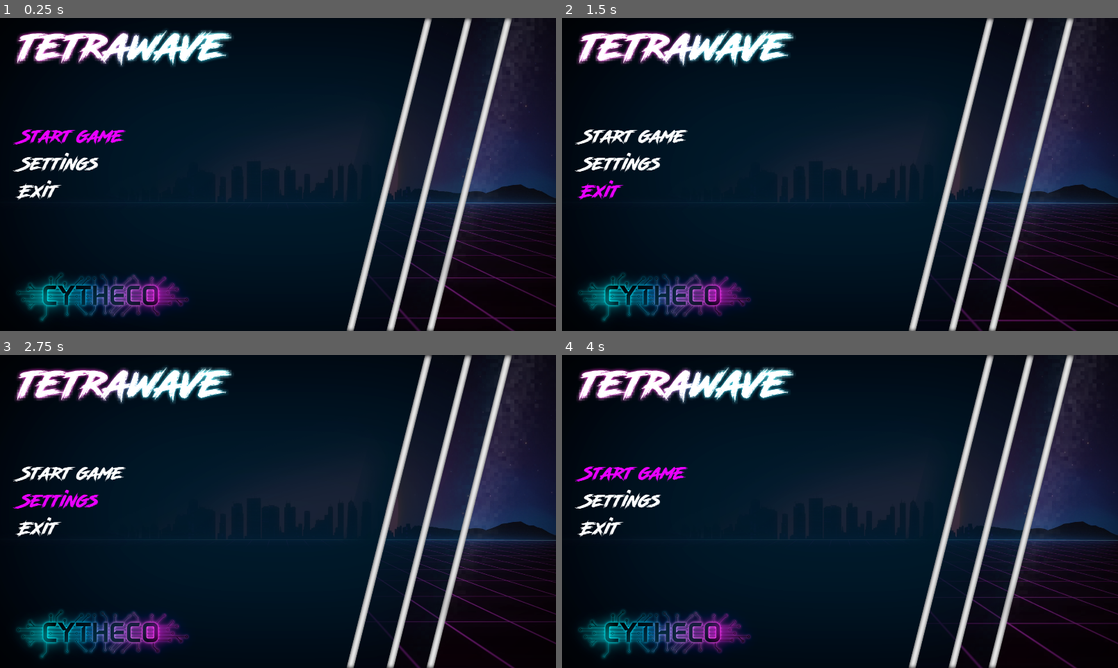
Above: before the commit, frames 1-4 (two rows, left to right).
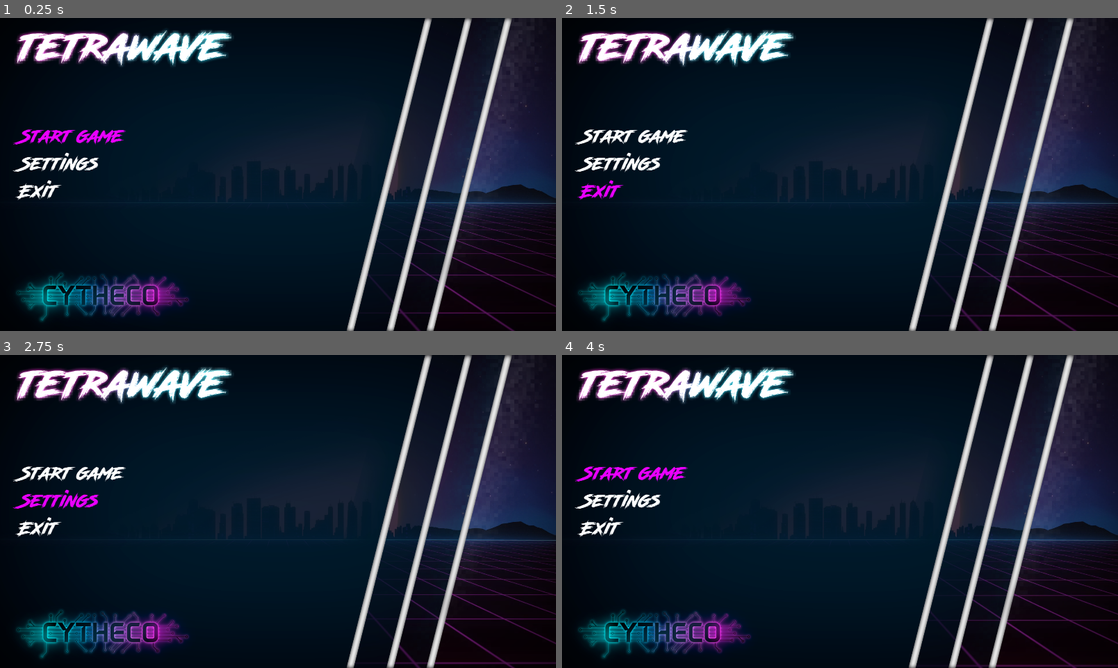
Above: after the commit, the same moments.

Repository: Cydeamon/BlockWave
Game: Godot game, scene res://Main.tscn
The game is run twice, just before and just after one commit, with the same random seed, the same clock (stepped at 60 frames per second) and the same inputs. Sound files missing from this copy of the repository are replaced by a short silence.
Inputs (mouse positions are in pixels of both pictures, inside the frame that each line leads up to):
- Up to frame 1 (0.25 s): no input
- Up to frame 2 (1.5 s): move the mouse to (962, 158) at 0.52 s; hold Right (move_right) 0.53-1.28 s; hold Up (drop) 0.53-1.28 s; click (962, 158) at 0.67 s; move the mouse to (728, 190) at 1.27 s; hold Down (move_down) from 1.28 s (still down); tap H (hold) at 1.35 s
- Up to frame 3 (2.75 s): move the mouse to (333, 442) at 2.02 s; release Down (move_down) at 2.03 s; hold Right (move_right) from 2.03 s (still down); hold Up (drop) from 2.03 s (still down)
- Up to frame 4 (4 s): move the mouse to (812, 574) at 2.77 s; release Up (drop) at 2.78 s; tap H (hold) at 2.85 s; click (812, 574) at 2.92 s; move the mouse to (1006, 558) at 3.52 s; release Right (move_right) at 3.53 s; hold Left (move_left) from 3.53 s (still down); hold Up (drop) from 3.53 s (still down)

The runs differ from the first frame. In frame 1, 0.5% of the frame differs, in the area x 71-100%, y 67-96%; in frame 2, 0.5%, in the area x 71-100%, y 65-97%; in frame 3, 0.4%; in frame 4, 0.5%.

Commit message:
Level up effect

Diff:
--- a/Main.tscn
+++ b/Main.tscn
@@ -46,12 +46,43 @@
 size = 32
 font_data = ExtResource( 32 )
 
+[sub_resource type="Animation" id=3]
+length = 0.001
+tracks/0/type = "value"
+tracks/0/path = NodePath("Game/Effects/levelup:modulate")
+tracks/0/interp = 1
+tracks/0/loop_wrap = true
+tracks/0/imported = false
+tracks/0/enabled = true
+tracks/0/keys = {
+"times": PoolRealArray( 0 ),
+"transitions": PoolRealArray( 1 ),
+"update": 0,
+"values": [ Color( 0, 0, 0, 1 ) ]
+}
+
+[sub_resource type="Animation" id=4]
+resource_name = "levelup"
+length = 0.75
+tracks/0/type = "value"
+tracks/0/path = NodePath("Game/Effects/levelup:modulate")
+tracks/0/interp = 1
+tracks/0/loop_wrap = true
+tracks/0/imported = false
+tracks/0/enabled = true
+tracks/0/keys = {
+"times": PoolRealArray( 0, 0.1, 0.75 ),
+"transitions": PoolRealArray( 1, 4, 11.3137 ),
+"update": 0,
+"values": [ Color( 0, 0, 0, 1 ), Color( 1, 1, 1, 1 ), Color( 0, 0, 0, 1 ) ]
+}
+
 [node name="MainScene" type="Node2D"]
 script = ExtResource( 27 )
 
 [node name="bg_animation" type="AnimatedSprite" parent="."]
 frames = SubResource( 1 )
-frame = 6
+frame = 20
 playing = true
 centered = false
 
@@ -96,9 +127,9 @@
 Level: 1"
 
 [node name="Effects" type="Node2D" parent="Game"]
-visible = false
 
 [node name="levelup" type="Sprite" parent="Game/Effects"]
+modulate = Color( 0, 0, 0, 1 )
 position = Vector2( 960, 540 )
 texture = ExtResource( 30 )
 
@@ -161,6 +192,10 @@
 wait_time = 0.11
 autostart = true
 
+[node name="AnimationPlayer" type="AnimationPlayer" parent="."]
+anims/RESET = SubResource( 3 )
+anims/levelup = SubResource( 4 )
+
 [connection signal="timeout" from="Game/step_timer" to="." method="step"]
 [connection signal="gui_input" from="Menu/menu_options" to="." method="_on_menu_options_gui_input"]
 [connection signal="item_activated" from="Menu/menu_options" to="." method="_on_menu_options_item_activated"]
--- a/src/Main.gd
+++ b/src/Main.gd
@@ -398,6 +398,7 @@
 	draw_current_figure()
 
 func update_score_and_level(lines_clear = 0):
+	var prev_level = level
 	score += level^3 + (current_figure.size() - current_figure_position.y + 1) * 2 * level
 	lines_clear_total += lines_clear
 
@@ -405,6 +406,9 @@
 		level = (lines_clear_total / 30) + 1
 		step_duration /= 2
 		$Game/step_timer.wait_time = step_duration
+
+	if level > prev_level:
+		$AnimationPlayer.play("levelup")
 
 	if lines_clear ==  1:
 		score += 100;
Not shown: 1 places in Main.tscn that only renumber resources
Not shown, changed: todo.md
